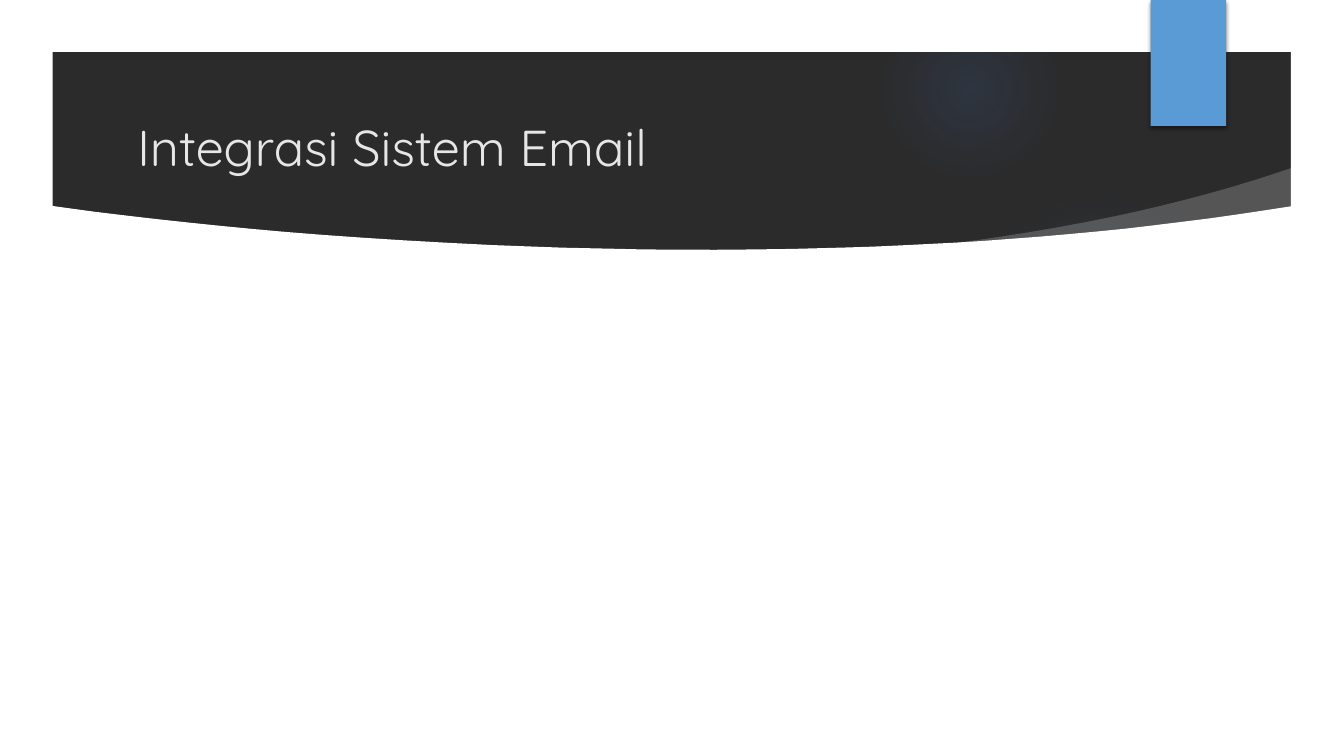
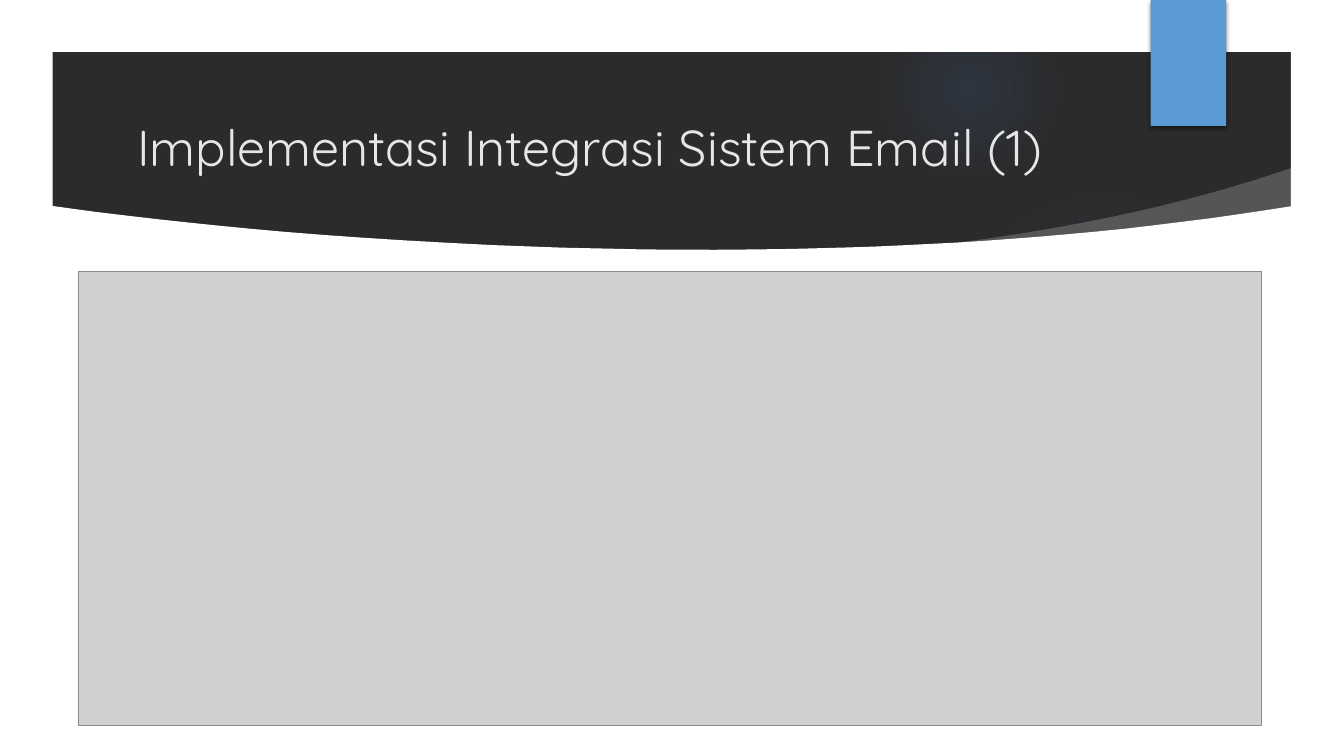
Before and after one commit to luckysenjaya/Skripsi, a slide deck: slide 17 of 10. Sidang/Sidang.pptx (slide 14 before the commit). Drawn at 1344x756 pixels with LibreOffice and Linux fonts; fonts in the diff are those of the drawing; grey boxes stand for pictures; background and template pictures are left out; a plain dark background stands for a picture behind light text. Boxes give left, top, right and bottom in pixels: in the first picture for what was removed or moved away, otherwise in the second. Text is boxed around its words. In the diff, an @@ line names an element or a change of style, - is before the commit and + after.

```diff
--- a/10. Sidang/Sidang.pptx
+++ b/10. Sidang/Sidang.pptx
@@ title at bbox=[137, 128, 1041, 176]: text changed @@
-Integrasi Sistem Email
+Implementasi Integrasi Sistem Email (1)
@@ picture added at bbox=[79, 271, 1261, 726] @@
```
Also in this commit, not shown: 13 other slides changed, 12 slides added, 1 slide removed, 41 other files.
